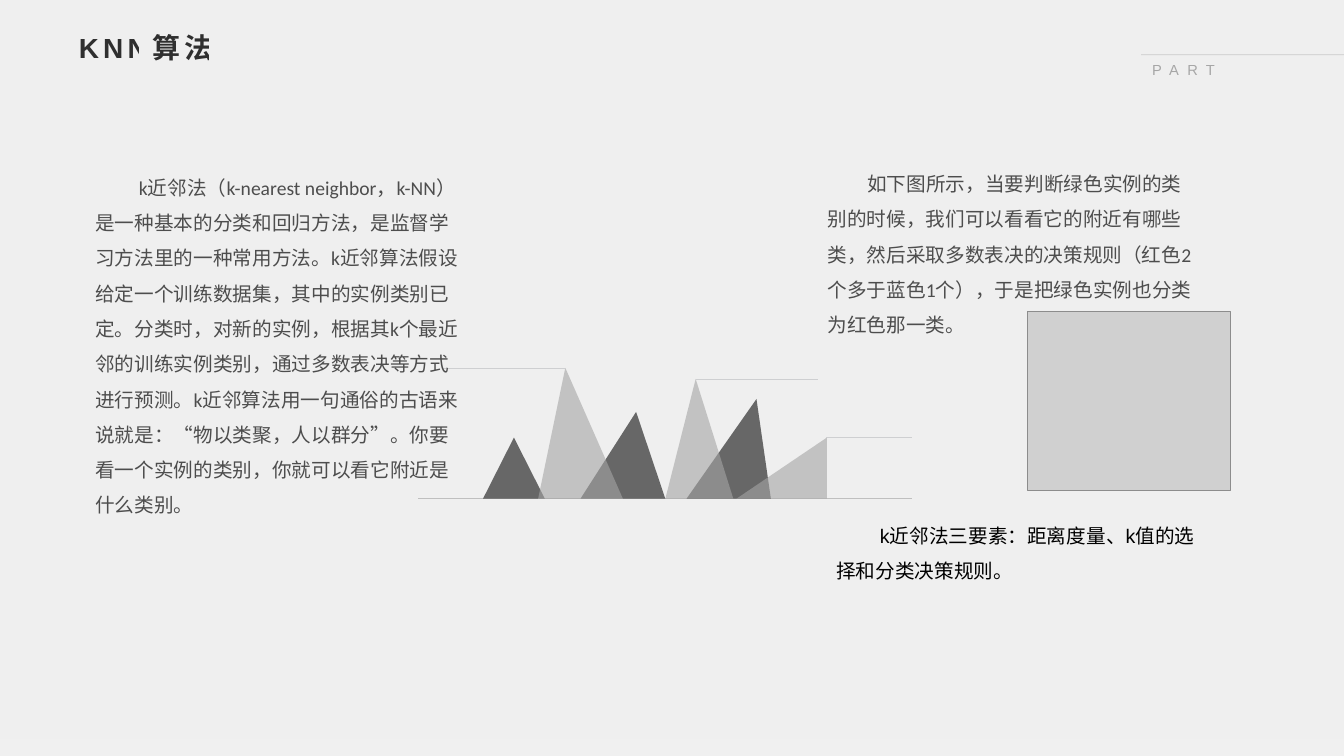
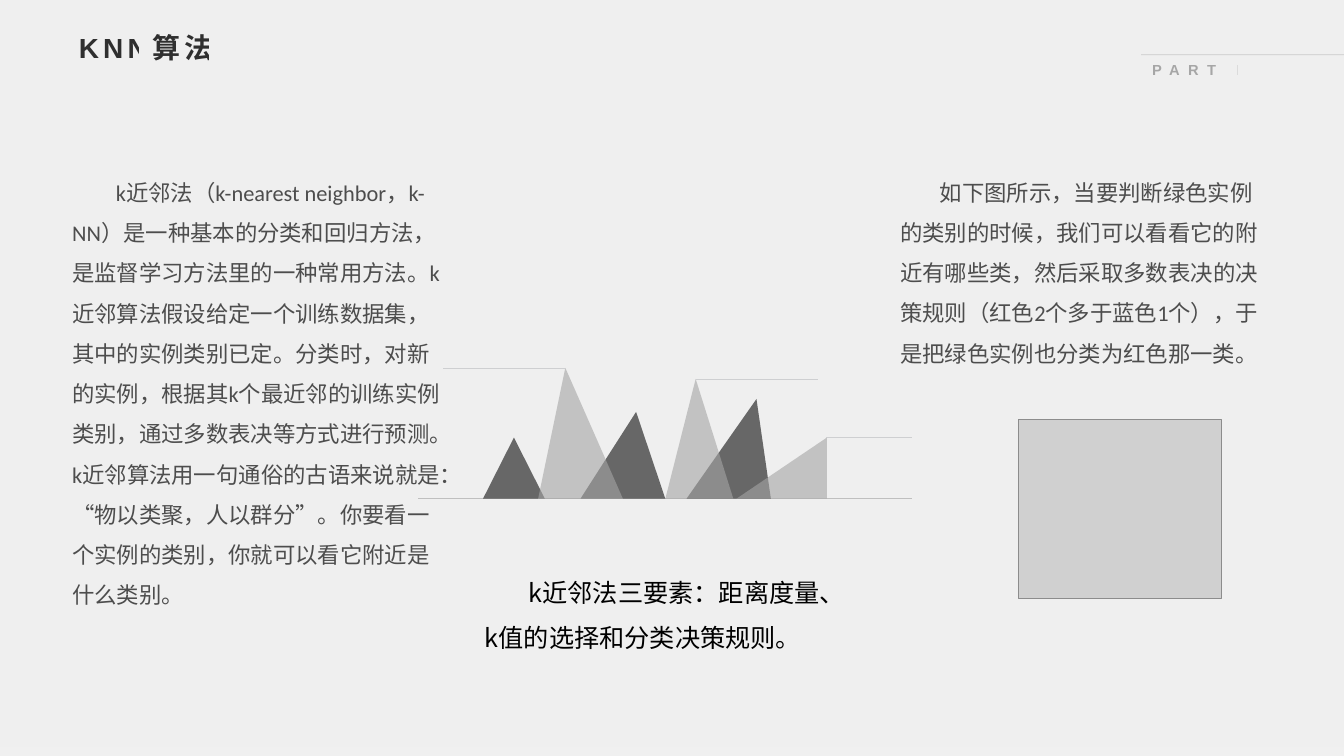
Before and after one commit to Bistu-OSSDT-2022/OnePiece, a slide deck: slide 14 of 汉字识别.pptx. Drawn at 1344x756 pixels with LibreOffice and Linux fonts; fonts in the diff are those of the drawing; grey boxes stand for pictures; background and template pictures are left out. Boxes give left, top, right and bottom in pixels: in the first picture for what was removed or moved away, otherwise in the second. Text is boxed around its words. In the diff, an @@ line names an element or a change of style, - is before the commit and + after.

```diff
--- a/汉字识别.pptx
+++ b/汉字识别.pptx
@@ rectangle resized from (x1=0, y1=0, x2=1344, y2=739) to (x1=0, y1=0, x2=1344, y2=746) @@
@@ text "PART FOUR" at (x1=1142, y1=55, x2=1324, y2=84): bold on @@
@@ text "k近邻法（k-nearest neighbor，k-NN）是一种基本的分类和回归方法，是监督学习方法里的一种常用方法。k ..." moved from (x1=95, y1=179, x2=458, y2=514) to (x1=72, y1=182, x2=462, y2=605) @@
@@ text "k近邻法（k-nearest neighbor，k-NN）是一种基本的分类和回归方法，是监督学习方法里的一种常用方法。k ..." at (x1=72, y1=182, x2=462, y2=605): size 14 to 16 pt @@
@@ text "如下图所示，当要判断绿色实例的类别的时候，我们可以看看它的附近有哪些类，然后采取多数表决的决策规则（红色2个多于蓝色1个 ..." at (x1=900, y1=182, x2=1258, y2=364): size 14 to 16 pt @@
@@ text "如下图所示，当要判断绿色实例的类别的时候，我们可以看看它的附近有哪些类，然后采取多数表决的决策规则（红色2个多于蓝色1个 ..." moved from (x1=828, y1=174, x2=1192, y2=334) to (x1=900, y1=182, x2=1258, y2=364) @@
@@ picture moved from (x1=1028, y1=312, x2=1231, y2=490) to (x1=1019, y1=419, x2=1222, y2=598) @@
@@ text "k近邻法三要素：距离度量、k值的选择和分类决策规则。" moved from (x1=836, y1=527, x2=1195, y2=580) to (x1=485, y1=580, x2=845, y2=649) @@
@@ text "k近邻法三要素：距离度量、k值的选择和分类决策规则。" at (x1=485, y1=580, x2=845, y2=649): size 14 to 18 pt, font Arial to Noto Sans CJK SC @@
```
Also in this commit, not shown: 14 other slides changed, 4 slides added.
